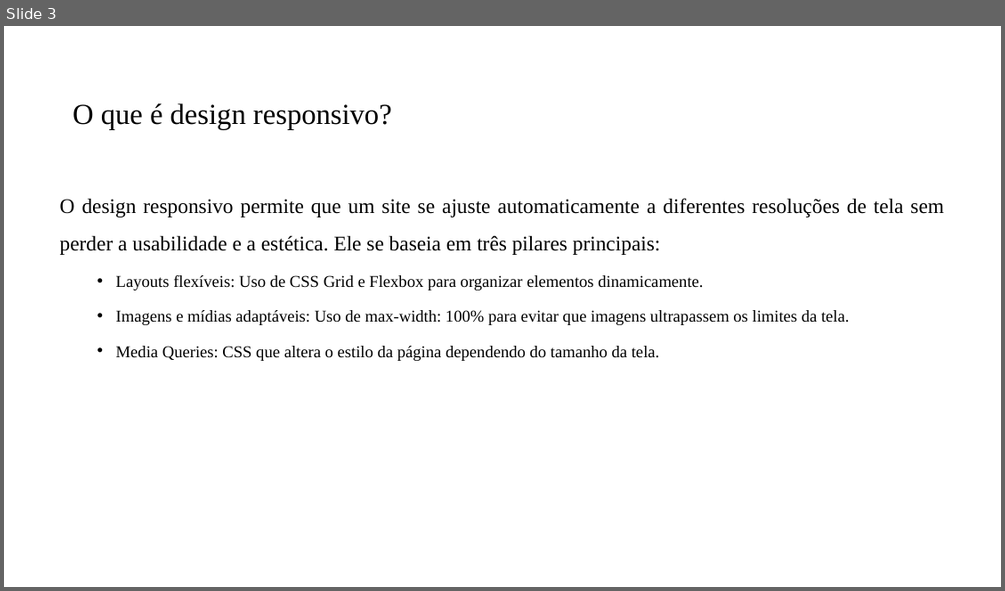
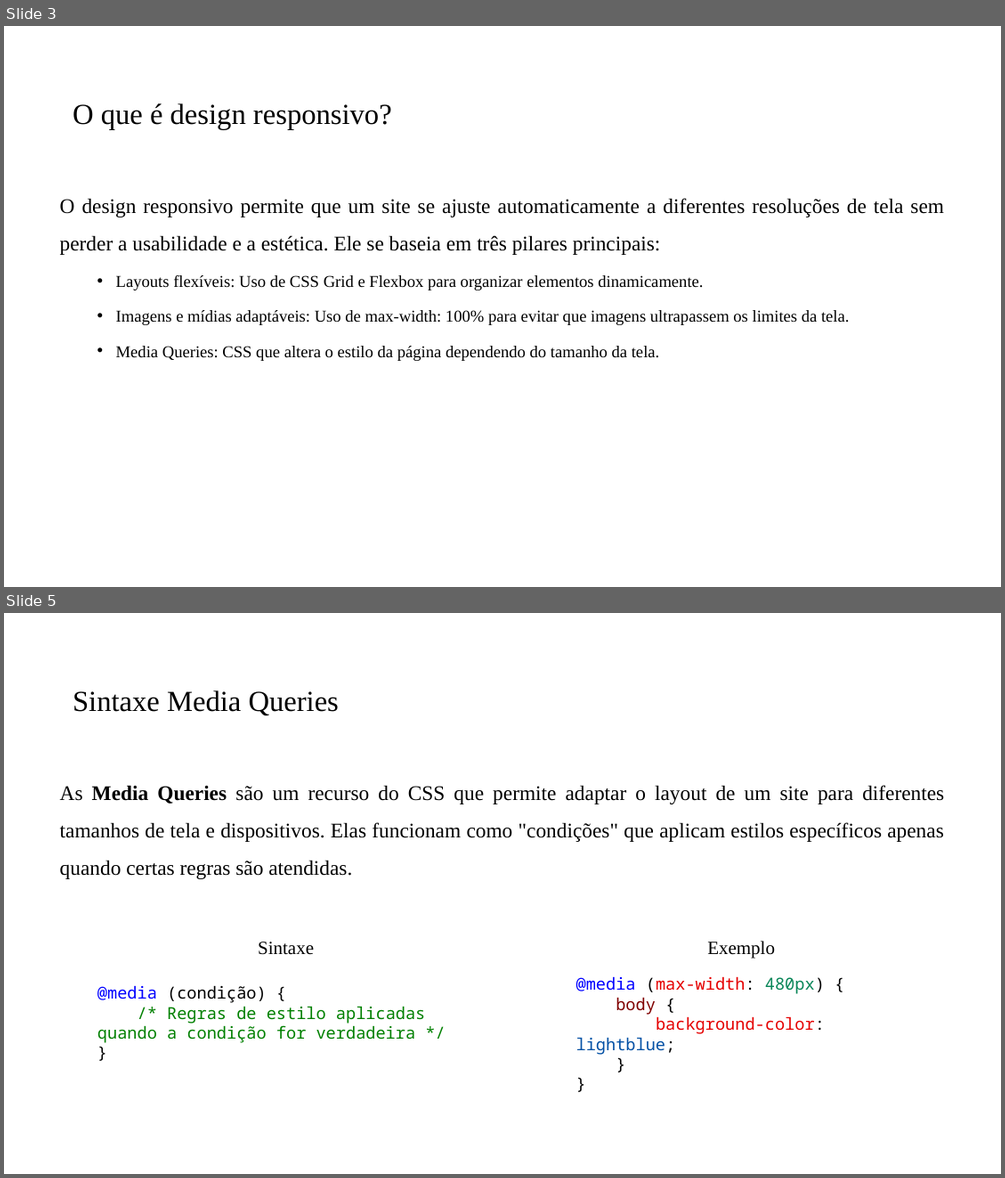
Before and after one commit to PedroMiho/UMC, a slide deck: Lógica e Programação/Módulo 03 - Framework/Aula 18 - Media Query/Media Query.pptx. Shown one above the other, each under a label of ours: slide 3 before the commit, slides 3 and 5 after it; the slides between them are not shown. The pictures are 1005x591 and 1005x1178 pixels, drawn with LibreOffice and Linux fonts; fonts in the diff are those of the drawing; background and template pictures are left out. Boxes give left, top, right and bottom in pixels: in the first picture for what was removed or moved away, otherwise in the second. Text is boxed around its words. In the diff, an @@ line names an element or a change of style, - is before the commit and + after.

```diff
--- a/Lógica e Programação/Módulo 03 - Framework/Aula 18 - Media Query/Media Query.pptx
+++ b/Lógica e Programação/Módulo 03 - Framework/Aula 18 - Media Query/Media Query.pptx
@@ slide 5 added at (x1=4, y1=613, x2=1001, y2=1174), background #FFFFFF @@
@@ title added at (x1=73, y1=690, x2=339, y2=716), 28 pt, text #000000 @@
+Sintaxe Media Queries
@@ text added at (x1=60, y1=785, x2=944, y2=879), 20 pt, text #000000 @@
+As Media Queries são um recurso do CSS que permite adaptar o layout de um site para diferentes tamanhos de tela e dispositivos. Elas funcionam como "condições" que aplicam estilos específicos apenas quando certas regras são atendidas.
@@ text added at (x1=258, y1=941, x2=314, y2=955), 18 pt, text #000000 @@
+Sintaxe
@@ text added at (x1=707, y1=941, x2=775, y2=958), 18 pt, text #000000 @@
+Exemplo
@@ text added at (x1=97, y1=985, x2=425, y2=1043), 16 pt, text #008000 @@
+@media (condição) {
+/* Regras de estilo aplicadas quando a condição for verdadeira */
+}
@@ text added at (x1=576, y1=976, x2=825, y2=1054), 16 pt, text #E50000 @@
+@media (max-width: 480px) {
+body {
+background-color: lightblue;
+}
+}
```
Also in this commit, not shown: 1 slide changed, 2 other slides added, 1 slide removed, 6 other files.
